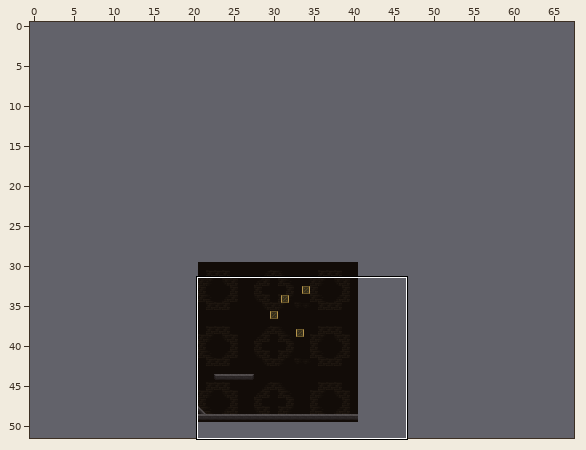
Tiled map -- Resources/Spaceship_big.tmx. Above: a wide view before the commit, with the close-up outlined.
Close-up. As it was:
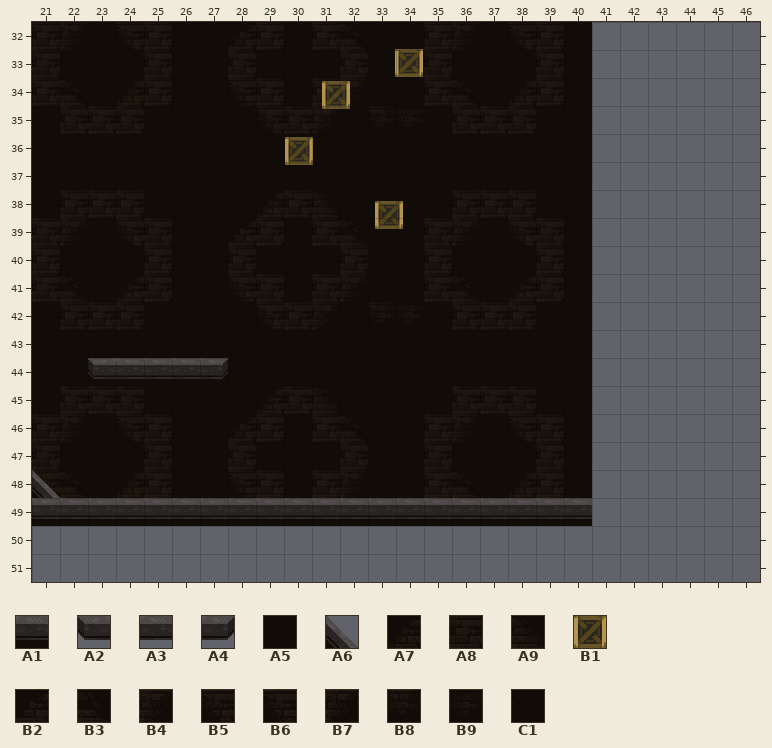
Cells are 32x32 px. Shown: x 21..46, y 32..51. The commit also changed other parts of the map, which this record leaves out. The old version is drawn lined up with the new one.
Key: from "Spaceship_Tileset_big": A1 359, A2 383, A3 384, A4 385, A5 461, A6 480, A7 488, A8 489, A9 490, B1 502 "box", B2 512, B3 516, B4 520, B5 522, B6 562, B7 590, B8 592, B9 593, C1 594.
__ is an empty cell, ## one hidden under a higher layer.
Objects are placed by their top-left corner, in cells (3,4 is the top-left corner of cell 3,4); size is 1x1 cell unless given.
Layer "Background" before, first column x 21:
32 A8 B4 A5 B5 A8 A5 A5 B2 A8 A5 A8 B3 A5 A5 A8 B4 A5 B5 A8 A5 __ __ __ __ __ __
33 A8 A5 A5 A5 A8 A5 A5 A8 A5 A5 A5 A8 A5 A5 A8 A5 A5 A5 A8 A5 __ __ __ __ __ __
34 A8 B3 A5 A7 A8 A5 A5 B6 A8 A5 A8 B4 A5 A5 A8 B3 A5 A7 A8 A5 __ __ __ __ __ __
35 C1 A8 A8 A8 A5 A5 A5 A5 B5 A8 B7 A5 B8 B9 C1 A8 A8 A8 A5 A5 __ __ __ __ __ __
36 A5 A5 A5 A5 A5 A5 A5 A5 A5 A5 A5 A5 A5 A5 A5 A5 A5 A5 A5 A5 __ __ __ __ __ __
37 A5 A5 A5 A5 A5 A5 A5 A5 A5 A5 A5 A5 A5 A5 A5 A5 A5 A5 A5 A5 __ __ __ __ __ __
38 A5 A8 A8 A8 A5 A5 A5 A5 A7 A8 A9 A5 A5 A5 A5 A8 A8 A8 A5 A5 __ __ __ __ __ __
39 A8 B4 A5 B5 A8 A5 A5 B2 A8 A5 A8 B3 A5 A5 A8 B4 A5 B5 A8 A5 __ __ __ __ __ __
40 A8 A5 A5 A5 A8 A5 A5 A8 A5 A5 A5 A8 A5 A5 A8 A5 A5 A5 A8 A5 __ __ __ __ __ __
41 A8 B3 A5 A7 A8 A5 A5 B6 A8 A5 A8 B4 A5 A5 A8 B3 A5 A7 A8 A5 __ __ __ __ __ __
42 C1 A8 A8 A8 A5 A5 A5 A5 B5 A8 B7 A5 B8 B9 C1 A8 A8 A8 A5 A5 __ __ __ __ __ __
43 A5 A5 A5 A5 A5 A5 A5 A5 A5 A5 A5 A5 A5 A5 A5 A5 A5 A5 A5 A5 __ __ __ __ __ __
44 A5 A5 A5 A5 A5 A5 A5 A5 A5 A5 A5 A5 A5 A5 A5 A5 A5 A5 A5 A5 __ __ __ __ __ __
45 A5 A8 A8 A8 A5 A5 A5 A5 A7 A8 A9 A5 A5 A5 A5 A8 A8 A8 A5 A5 __ __ __ __ __ __
46 A8 B4 A5 B5 A8 A5 A5 B2 A8 A5 A8 B3 A5 A5 A8 B4 A5 B5 A8 A5 __ __ __ __ __ __
47 A8 A5 A5 A5 A8 A5 A5 A8 A5 A5 A5 A8 A5 A5 A8 A5 A5 A5 A8 A5 __ __ __ __ __ __
48 A8 B3 A5 A7 A8 A5 A5 B6 A8 A5 A8 B4 A5 A5 A8 B3 A5 A7 A8 A5 __ __ __ __ __ __
49 ## ## ## ## ## ## ## ## ## ## ## ## ## ## ## ## ## ## ## ## __ __ __ __ __ __
50 __ __ __ __ __ __ __ __ __ __ __ __ __ __ __ __ __ __ __ __ __ __ __ __ __ __
51 __ __ __ __ __ __ __ __ __ __ __ __ __ __ __ __ __ __ __ __ __ __ __ __ __ __
Layer "Foreground" before, first column x 21:
32 __ __ __ __ __ __ __ __ __ __ __ __ __ __ __ __ __ __ __ __ __ __ __ __ __ __
33 __ __ __ __ __ __ __ __ __ __ __ __ __ __ __ __ __ __ __ __ __ __ __ __ __ __
34 __ __ __ __ __ __ __ __ __ __ __ __ __ __ __ __ __ __ __ __ __ __ __ __ __ __
35 __ __ __ __ __ __ __ __ __ __ __ __ __ __ __ __ __ __ __ __ __ __ __ __ __ __
36 __ __ __ __ __ __ __ __ __ __ __ __ __ __ __ __ __ __ __ __ __ __ __ __ __ __
37 __ __ __ __ __ __ __ __ __ __ __ __ __ __ __ __ __ __ __ __ __ __ __ __ __ __
38 __ __ __ __ __ __ __ __ __ __ __ __ __ __ __ __ __ __ __ __ __ __ __ __ __ __
39 __ __ __ __ __ __ __ __ __ __ __ __ __ __ __ __ __ __ __ __ __ __ __ __ __ __
40 __ __ __ __ __ __ __ __ __ __ __ __ __ __ __ __ __ __ __ __ __ __ __ __ __ __
41 __ __ __ __ __ __ __ __ __ __ __ __ __ __ __ __ __ __ __ __ __ __ __ __ __ __
42 __ __ __ __ __ __ __ __ __ __ __ __ __ __ __ __ __ __ __ __ __ __ __ __ __ __
43 __ __ __ __ __ __ __ __ __ __ __ __ __ __ __ __ __ __ __ __ __ __ __ __ __ __
44 __ __ A2 A3 A3 A3 A4 __ __ __ __ __ __ __ __ __ __ __ __ __ __ __ __ __ __ __
45 __ __ __ __ __ __ __ __ __ __ __ __ __ __ __ __ __ __ __ __ __ __ __ __ __ __
46 __ __ __ __ __ __ __ __ __ __ __ __ __ __ __ __ __ __ __ __ __ __ __ __ __ __
47 __ __ __ __ __ __ __ __ __ __ __ __ __ __ __ __ __ __ __ __ __ __ __ __ __ __
48 A6 __ __ __ __ __ __ __ __ __ __ __ __ __ __ __ __ __ __ __ __ __ __ __ __ __
49 A1 A1 A1 A1 A1 A1 A1 A1 A1 A1 A1 A1 A1 A1 A1 A1 A1 A1 A1 A1 __ __ __ __ __ __
50 __ __ __ __ __ __ __ __ __ __ __ __ __ __ __ __ __ __ __ __ __ __ __ __ __ __
51 __ __ __ __ __ __ __ __ __ __ __ __ __ __ __ __ __ __ __ __ __ __ __ __ __ __
Objects on layer "ObjectLayer" before:
B1 "box" at 34,33
B1 "box" at 31.3,34.1
B1 "box" at 30,36.1
B1 "box" at 33.2,38.4
New version:
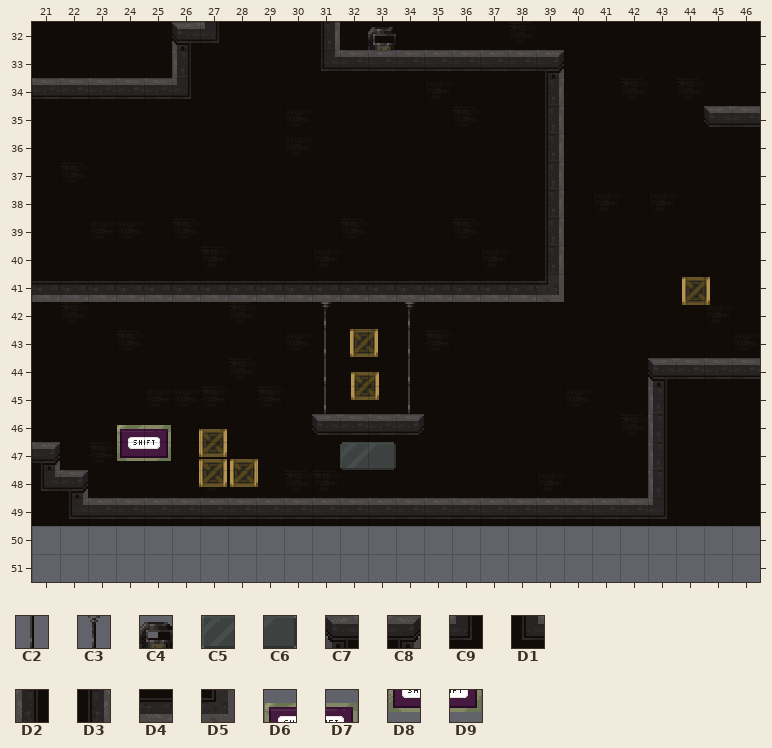
Further tiles: from "Spaceship_Tileset_big": C2 16, C3 35, C4 63, C5 262, C6 263, C7 351, C8 353, C9 376, D1 378, D2 400, D3 404, D4 452, D5 453, D6 554, D7 555, D8 579, D9 580.
Tiles of an added or newly shown layer are drawn over the layers below it.
Edits made:
map size 20x20 -> 68x50 cells (old content now starts at 21,30; both pictures use the new coordinates)
Layer "Background":
y 32: x 31 A8 -> ##; x 41..46 __ __ __ __ __ __ -> A5 A5 A5 A5 A5 A5
y 33: x 31..32 A5 A8 -> ## ##; x 35 A8 -> ##; x 39 A8 -> A5; x 41..46 __ __ __ __ __ __ -> C1 A5 A5 C1 A5 A5
y 34: x 21..22 A8 B3 -> ## ##; x 24..25 A7 A8 -> ## ##; x 31..32 A8 B4 -> A5 A5; x 39 A8 -> ##; x 41..46 __ __ __ __ __ __ -> A5 B8 A5 B8 A5 A5
y 35: x 31 B7 -> A5; x 41..46 __ __ __ __ __ __ -> A5 A5 A5 A5 A5 B9
y 36: x 30 A5 -> B9; x 41..46 __ __ __ __ __ __ -> A5 A5 A5 C1 A5 A5
y 37: x 41..46 __ __ __ __ __ __ -> A5 A5 A5 A5 A5 A5
y 38: x 33 A5 -> C1; x 39 A5 -> ##; x 41..46 __ __ __ __ __ __ -> B9 A5 B9 A5 A5 A5
y 39: x 39 A8 -> ##; x 41..46 __ __ __ __ __ __ -> A5 C1 A5 A5 A5 A5
y 40: x 39 A8 -> ##; x 41..46 __ __ __ __ __ __ -> C1 A5 A5 A5 A5 A5
y 41: x 21..22 A8 B3 -> ## ##; x 24..25 A7 A8 -> ## ##; x 28..32 B6 A8 A5 A8 B4 -> ## ## ## ## ##; x 35..36 A8 B3 -> ## ##; x 38..39 A7 A8 -> ## ##; x 41..43 __ __ __ -> C1 A5 A5; x 45..46 __ __ -> A5 A5
y 42: x 31 B7 -> A5; x 34 B9 -> C1; x 41..46 __ __ __ __ __ __ -> A5 A5 A5 A5 B9 A5
y 43: x 41..46 __ __ __ __ __ __ -> A5 A5 A5 A5 A5 B9
y 44: x 24 A5 -> C1; x 41..43 __ __ __ -> C1 A5 C1
y 45: x 31 A9 -> A5; x 34 A5 -> C1; x 41..42 __ __ -> A5 A5
y 46: x 24..25 B5 A8 -> A5 A5; x 31..32 A8 B3 -> A5 A5; x 41..42 __ __ -> A5 B8
y 47: x 21 A8 -> B9; x 25 A8 -> A5; x 28 A8 -> A5; x 32 A8 -> A5; x 41..42 __ __ -> A5 A5
y 48: x 21..22 A8 B3 -> ## A5; x 27..29 A5 B6 A8 -> B9 A5 A5; x 41..42 __ __ -> A5 C1
Layer "Foreground":
y 32: x 26..27 __ __ -> C7 C9; x 31 __ -> D3; x 33 __ -> C4
y 33: x 26 __ -> D2; x 31..39 __ __ __ __ __ __ __ __ __ -> D1 A1 A1 A1 A1 A1 A1 A1 C8
y 34: x 21..26 __ __ __ __ __ __ -> A1 A1 A1 A1 A1 C9; x 39 __ -> D3
y 35: x 39 __ -> D3; x 45..46 __ __ -> A2 A3
y 36..40: x 39 __ -> D3
y 41: x 21..39 __ __ __ __ __ __ __ __ __ __ __ __ __ __ __ __ __ __ __ -> D4 D4 D4 D4 D4 D4 D4 D4 D4 D4 D4 D4 D4 D4 D4 D4 D4 D4 D5; x 44 __ -> A5
y 44: x 23..27 A2 A3 A3 A3 A4 -> __ __ __ __ __; x 43..46 __ __ __ __ -> C7 A1 A1 A1
y 45: x 43..46 __ __ __ __ -> D2 A5 A5 A5
y 46: x 31..34 __ __ __ __ -> A2 A3 A3 A4; x 43..46 __ __ __ __ -> D2 A5 A5 A5
y 47: x 21 __ -> C8; x 43..46 __ __ __ __ -> D2 A5 A5 A5
y 48: x 21..22 A6 __ -> D1 C8; x 43..46 __ __ __ __ -> D2 A5 A5 A5
y 49: x 21..22 A1 A1 -> A5 D1; x 41..46 __ __ __ __ __ __ -> A1 A1 C9 A5 A5 A5
Layer "Decoration" (added):
y 42: x 31 __ -> C3; x 34 __ -> C3
y 43..45: x 31 __ -> C2; x 34 __ -> C2
y 46: x 24..25 __ __ -> D6 D7
y 47: x 24..25 __ __ -> D8 D9; x 32..33 __ __ -> C5 C6
Layer "ObjectLayer":
added: B1 "box" at 44.2,41.1
added: B1 "box" at 32.4,43
added: B1 "box" at 32.4,44.5
added: B1 "box" at 27,46.5
added: B1 "box" at 27,47.6
added: B1 "box" at 28.1,47.6
removed: B1 "box" at 34,33
removed: B1 "box" at 31.3,34.1
removed: B1 "box" at 30,36.1
removed: B1 "box" at 33.2,38.4
Where, in picture pixels (left, top, right, bottom), the same in both close-ups:
changed: (32, 22, 564, 519)
added: (592, 22, 760, 526)
